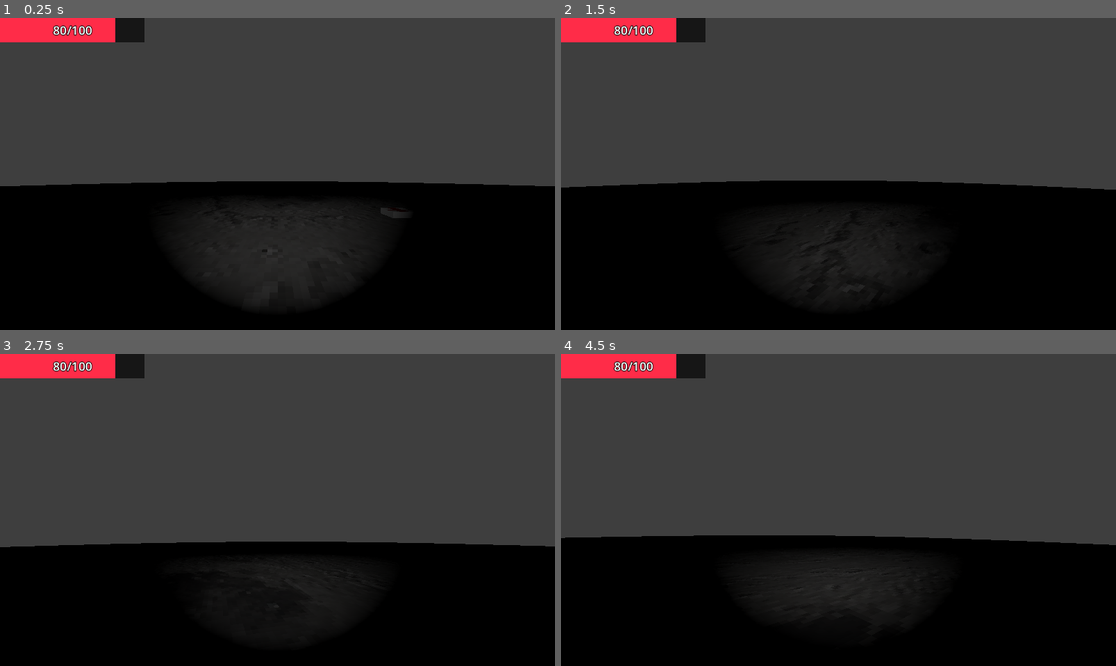
Above: before the commit, frames 1-4 (two rows, left to right).
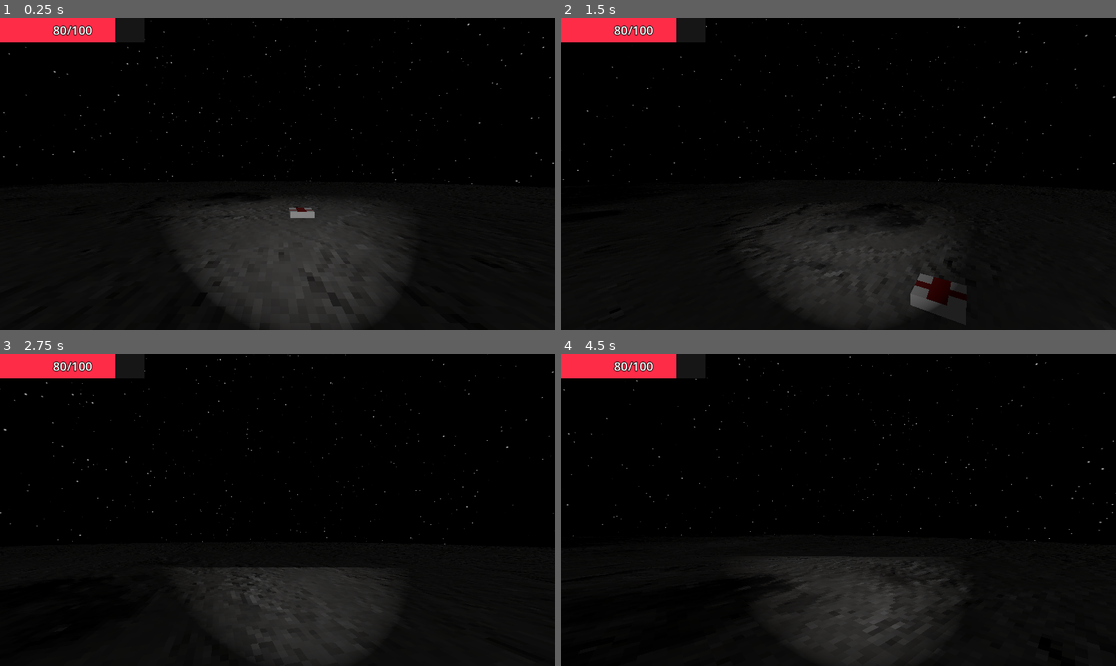
Above: after the commit, the same moments.

Repository: antoniovalentic/song-of-luna-prototype
Game: Godot game, scene res://main-scene.tscn
Two runs of this game, one before a commit and one after it. Both use one fixed random seed, a clock stepped at 60 frames per second and the inputs below.
Inputs (mouse positions are in pixels of both pictures, inside the frame that each line leads up to):
- Up to frame 1 (0.25 s): no input
- Up to frame 2 (1.5 s): tap Enter at 0.5 s; move the mouse to (866, 174) at 0.52 s; hold E (interact_action) 0.53-1.28 s; hold W (move_forward) from 0.53 s (still down); tap Space (jump) at 0.77 s; move the mouse to (810, 174) at 1.27 s; tap E (interact_action) at 1.35 s
- Up to frame 3 (2.75 s): keep holding W (move_forward); tap Space (jump) at 1.52 s; move the mouse to (288, 503) at 2.02 s; hold E (interact_action) from 2.03 s (still down)
- Up to frame 4 (4.5 s): keep holding W (move_forward); move the mouse to (832, 516) at 2.77 s; release E (interact_action) at 2.78 s; tap E (interact_action) at 2.85, 4.35 s; tap Space (jump) at 3.02, 3.77 s; move the mouse to (877, 513) at 3.52 s; hold E (interact_action) 3.53-4.28 s; move the mouse to (794, 506) at 4.27 s

The runs differ from the first frame. In frame 1, 56% of the frame differs, in the area x 0-100%, y 0-100%; in frame 2, 55%; in frame 3, 63%; in frame 4, 61%.

Commit message:
Started sky shader

Diff:
--- a/main-scene.tscn
+++ b/main-scene.tscn
@@ -1,9 +1,28 @@
-[gd_scene load_steps=8 format=3 uid="uid://c4skaw306j3u5"]
+[gd_scene load_steps=11 format=3 uid="uid://c4skaw306j3u5"]
 
 [ext_resource type="Texture2D" uid="uid://5yilpmr5knkg" path="res://models/textures/moon_diffuse.png" id="1_dhvcg"]
+[ext_resource type="Shader" path="res://shaders/space-sky.gdshader" id="1_enxod"]
 [ext_resource type="PackedScene" uid="uid://cwpo78f50wouh" path="res://player.tscn" id="2_m1uo0"]
-[ext_resource type="Resource" uid="uid://w120kkbvtwtk" path="res://resources/inventory/player_inventory.tres" id="3_7ytg1"]
 [ext_resource type="PackedScene" uid="uid://cd4bjhn0qultm" path="res://small_health.tscn" id="4_eh8b4"]
+
+[sub_resource type="ShaderMaterial" id="ShaderMaterial_go17a"]
+shader = ExtResource("1_enxod")
+shader_parameter/sky_color = Color(0, 0, 0, 1)
+shader_parameter/star_base_color = Color(1, 1, 1, 1)
+shader_parameter/star_hue_offset = 0.6
+shader_parameter/star_intensity = 0.08
+shader_parameter/layer_scale = 20.0
+shader_parameter/layer_scale_step = 10.0
+shader_parameter/layers_count = 3
+
+[sub_resource type="Sky" id="Sky_jf7ng"]
+sky_material = SubResource("ShaderMaterial_go17a")
+
+[sub_resource type="Environment" id="Environment_iif2h"]
+background_mode = 2
+sky = SubResource("Sky_jf7ng")
+ambient_light_color = Color(1, 1, 1, 1)
+ambient_light_sky_contribution = 0.98
 
 [sub_resource type="StandardMaterial3D" id="StandardMaterial3D_3d6nm"]
 albedo_texture = ExtResource("1_dhvcg")
@@ -19,6 +38,12 @@
 
 [node name="Main" type="Node3D"]
 
+[node name="WorldEnvironment" type="WorldEnvironment" parent="."]
+environment = SubResource("Environment_iif2h")
+
+[node name="Player" parent="." instance=ExtResource("2_m1uo0")]
+transform = Transform3D(1, 0, 0, 0, 1, 0, 0, 0, 1, -4.19277, 0, 0)
+
 [node name="Ground" type="StaticBody3D" parent="."]
 transform = Transform3D(100, 0, 0, 0, 100, 0, 0, 0, 100, 0, -100, 0)
 
@@ -28,8 +53,5 @@
 [node name="CollisionShape3D" type="CollisionShape3D" parent="Ground"]
 shape = SubResource("CylinderShape3D_ikr7s")
 
-[node name="Player" parent="." instance=ExtResource("2_m1uo0")]
-INVENTORY = ExtResource("3_7ytg1")
-
 [node name="SmallHealth" parent="." instance=ExtResource("4_eh8b4")]
 transform = Transform3D(1, 0, 0, 0, 1, 0, 0, 0, 1, -5.21274, 0, 8.76288)
--- a/player.tscn
+++ b/player.tscn
@@ -1,7 +1,8 @@
-[gd_scene load_steps=9 format=3 uid="uid://cwpo78f50wouh"]
+[gd_scene load_steps=10 format=3 uid="uid://cwpo78f50wouh"]
 
 [ext_resource type="Script" path="res://scripts/player.gd" id="1_p4h0a"]
 [ext_resource type="PackedScene" uid="uid://blbuqihsma4oy" path="res://inventory_ui.tscn" id="2_1alvv"]
+[ext_resource type="Resource" uid="uid://w120kkbvtwtk" path="res://resources/inventory/player_inventory.tres" id="2_20gtg"]
 [ext_resource type="Script" path="res://scripts/health.gd" id="2_a36w6"]
 [ext_resource type="PackedScene" uid="uid://bufldfdk3wo0j" path="res://health_bar.tscn" id="3_mbhhb"]
 
@@ -18,6 +19,7 @@
 
 [node name="Player" type="CharacterBody3D"]
 script = ExtResource("1_p4h0a")
+INVENTORY = ExtResource("2_20gtg")
 
 [node name="CollisionShape3D" type="CollisionShape3D" parent="."]
 transform = Transform3D(1, 0, 0, 0, 1, 0, 0, 0, 1, 0, 1, 0)
@@ -25,6 +27,8 @@
 
 [node name="MeshInstance3D" type="MeshInstance3D" parent="."]
 transform = Transform3D(1, 0, 0, 0, 1, 0, 0, 0, 1, 0, 1, 0)
+layers = 524288
+cast_shadow = 0
 mesh = SubResource("CapsuleMesh_dxwfn")
 
 [node name="GrabArea" type="Area3D" parent="." groups=["Player_GrabArea"]]
@@ -42,7 +46,10 @@
 current = true
 
 [node name="Flashlight" type="SpotLight3D" parent="CameraPivot/Camera"]
+transform = Transform3D(1, 0, 0, 0, 1, 0, 0, 0, 1, 0.386791, -0.306319, -3.38144e-08)
 light_energy = 2.0
+light_cull_mask = 4294443007
+shadow_enabled = true
 spot_range = 20.0
 spot_angle = 35.0
 
--- a/resources/inventory/player_inventory.tres
+++ b/resources/inventory/player_inventory.tres
@@ -19,8 +19,7 @@
 
 [sub_resource type="Resource" id="Resource_tt84f"]
 script = ExtResource("3_red62")
-item = ExtResource("2_hvaii")
-amount = 2
+amount = 0
 
 [sub_resource type="Resource" id="Resource_c7nun"]
 script = ExtResource("3_red62")
--- a/scripts/player.gd
+++ b/scripts/player.gd
@@ -3,6 +3,7 @@
 
 @onready var camera: Camera3D = %Camera
 @onready var pivot: Node3D = %CameraPivot
+@onready var viewport: Viewport = get_viewport()
 
 @onready var interact_area: Area3D = %Camera/InteractArea
 @onready var interact_raycast: RayCast3D = %Camera/InteractArea/InteractRayCast
@@ -23,6 +24,10 @@
 func _ready():
 	# Register Player node in Global script
 	Global.set_player_reference(self)
+
+	# Resolution scaling settings
+	#viewport.scaling_3d_scale = 0.5
+	#viewport.scaling_3d_mode = Viewport.SCALING_3D_MODE_BILINEAR
 
 	# Hide mouse cursor on start
 	Input.mouse_mode = Input.MOUSE_MODE_CAPTURED
--- /dev/null
+++ b/shaders/space-sky-visual.tres
@@ -0,0 +1,60 @@
+[gd_resource type="VisualShader" load_steps=6 format=3 uid="uid://biaa06i3m520n"]
+
+[sub_resource type="FastNoiseLite" id="FastNoiseLite_dif26"]
+noise_type = 2
+frequency = 1.0
+
+[sub_resource type="NoiseTexture2D" id="NoiseTexture2D_h03vp"]
+noise = SubResource("FastNoiseLite_dif26")
+
+[sub_resource type="VisualShaderNodeTexture" id="VisualShaderNodeTexture_8o7sy"]
+texture = SubResource("NoiseTexture2D_h03vp")
+texture_type = 1
+
+[sub_resource type="VisualShaderNodeInput" id="VisualShaderNodeInput_4aohb"]
+input_name = "eyedir"
+
+[sub_resource type="VisualShaderNodeCompare" id="VisualShaderNodeCompare_0l7eq"]
+default_input_values = [0, 0.0, 1, 0.9, 2, 1e-05]
+function = 2
+
+[resource]
+code = "shader_type sky;
+uniform sampler2D tex_sky_2 : source_color;
+
+
+
+void sky() {
+// Input:3
+	vec3 n_out3p0 = EYEDIR;
+
+
+// Texture2D:2
+	vec4 n_out2p0 = texture(tex_sky_2, vec2(n_out3p0.xy));
+
+
+// Compare:4
+	float n_in4p1 = 0.90000;
+	bool n_out4p0 = n_out2p0.x > n_in4p1;
+
+
+// Output:0
+	COLOR = vec3(n_out4p0 ? 1.0 : 0.0);
+
+
+}
+"
+graph_offset = Vector2(-54.0033, 40.9704)
+mode = 3
+flags/use_half_res_pass = false
+flags/use_quarter_res_pass = false
+flags/disable_fog = false
+flags/use_debanding = false
+nodes/sky/0/position = Vector2(1080, 180)
+nodes/sky/2/node = SubResource("VisualShaderNodeTexture_8o7sy")
+nodes/sky/2/position = Vector2(420, 160)
+nodes/sky/3/node = SubResource("VisualShaderNodeInput_4aohb")
+nodes/sky/3/position = Vector2(60, 280)
+nodes/sky/4/node = SubResource("VisualShaderNodeCompare_0l7eq")
+nodes/sky/4/position = Vector2(760, 140)
+nodes/sky/connections = PackedInt32Array(3, 0, 2, 0, 2, 0, 4, 0, 4, 0, 0, 0)
--- /dev/null
+++ b/shaders/space-sky.gdshader
@@ -0,0 +1,116 @@
+shader_type sky;
+
+/*uniform float star_density : hint_range(0, 1) = 0.5;
+uniform sampler2D noise : source_color;
+
+void sky() {
+    vec3 base_sky = vec3(0.0, 0.0, 0.0);
+    vec3 camera_position = POSITION;
+
+    vec4 noise_sample = texture(noise, EYEDIR.xy);
+
+    if (noise_sample.r > (1.0 - star_density)) {
+	   COLOR = noise_sample.rgb;
+    }
+}*/
+
+group_uniforms sky;
+uniform vec3 sky_color: source_color = vec3(0.03, 0.05, 0.11);
+
+group_uniforms stars;
+uniform vec3 star_base_color: source_color = vec3(0.8, 1.0, 0.3);
+uniform float star_hue_offset: hint_range(0., 1.) = 0.6;
+uniform float star_intensity: hint_range(0., 0.2) = 0.08;
+#ifdef USE_TWINKLE
+uniform float star_twinkle_speed: hint_range(0.0, 2.0) = 0.8;
+uniform float star_twinkle_intensity: hint_range(0.0, 1.0) = 0.2;
+#endif
+
+group_uniforms layers;
+uniform float layer_scale: hint_range(0., 60.) = 20.;
+uniform float layer_scale_step: hint_range(0., 40.) = 10.;
+uniform int layers_count: hint_range(0, 12) = 3;
+
+// Hue credit:
+// The MIT License
+// Copyright © 2024 DigvijaysinhGohil
+// https://github.com/DigvijaysinhGohil/Godot-Shader-Lib
+
+vec3 hue(vec3 input, float offset, int range_index) {
+	// RGB to HSV
+	vec4 k = vec4(0., -1./3., 2./3., -1.);
+	vec4 p = mix(vec4(input.bg, k.wz), vec4(input.gb, k.xy), step(input.b, input.g));
+	vec4 q = mix(vec4(p.xyw, input.r), vec4(input.r, p.yzx), step(p.x, input.r));
+	float d = q.x - min(q.w, q.y);
+	float e = 1.e-10;
+	vec3 hsv = vec3(abs(q.z + (q.w - q.y) / (6. * d + e)), d / (q.x + e), q.x);
+
+	offset = (range_index == 0) ? offset / 360. : offset;
+	float hue = hsv.x + offset;
+	if (hue < 0.) {
+		hsv.x = hue + 1.;
+	} else if (hue > 1.) {
+		hsv.x = hue - 1.;
+	} else {
+		hsv.x = hue;
+	}
+
+	// HSV to RGB
+	vec4 k2 = vec4(1., 2./3., 1./3., 3.);
+	vec3 p2 = abs(fract(hsv.xxx + k2.xyz) * 6. - k2.www);
+	vec3 rgb = hsv.z * mix(k2.xxx, clamp(p2 - k2.xxx, 0., 1.), hsv.y);
+	return rgb;
+}
+
+// Voronoi method credit:
+// The MIT License
+// Copyright © 2013 Inigo Quilez
+// https://www.shadertoy.com/view/ldl3Dl
+
+vec3 hash(vec3 x) {
+	x = vec3(dot(x, vec3(127.1,311.7, 74.7)),
+			 dot(x, vec3(269.5,183.3,246.1)),
+			 dot(x, vec3(113.5,271.9,124.6)));
+	return fract(sin(x) * 43758.5453123);
+}
+
+vec2 voronoi(in vec3 x){
+	vec3 p = floor(x);
+	vec3 f = fract(x);
+
+	float res = 100.;
+	float id = 0.;
+
+	for (float k = -1.; k <= 1.; k += 1.) {
+		for (float j = -1.; j <= 1.; j += 1.) {
+			for (float i = -1.; i <= 1.; i += 1.) {
+				vec3 b = vec3(i, j, k);
+				vec3 r = vec3(b) - f + hash(p + b);
+				float d = dot(r, r);
+				if (d < res) {
+					res = d;
+					id = dot(p + b, vec3(0., 57., 113.));
+				}
+		    }
+		}
+	}
+
+	return vec2(sqrt(res), id);
+}
+
+void sky() {
+	COLOR = sky_color;
+
+	for (int i = 0; i < layers_count; i++) {
+		vec3 pos = EYEDIR * (layer_scale + float(i) * layer_scale_step);
+		vec2 layer = voronoi(pos);
+
+		vec3 rand = hash(vec3(layer.y));
+
+        float star = smoothstep(star_intensity, 0., layer.x);
+
+		vec3 star_color = star * hue((COLOR + star_base_color), rand.y * star_hue_offset, 1);
+
+		COLOR += star_color;
+	}
+}
